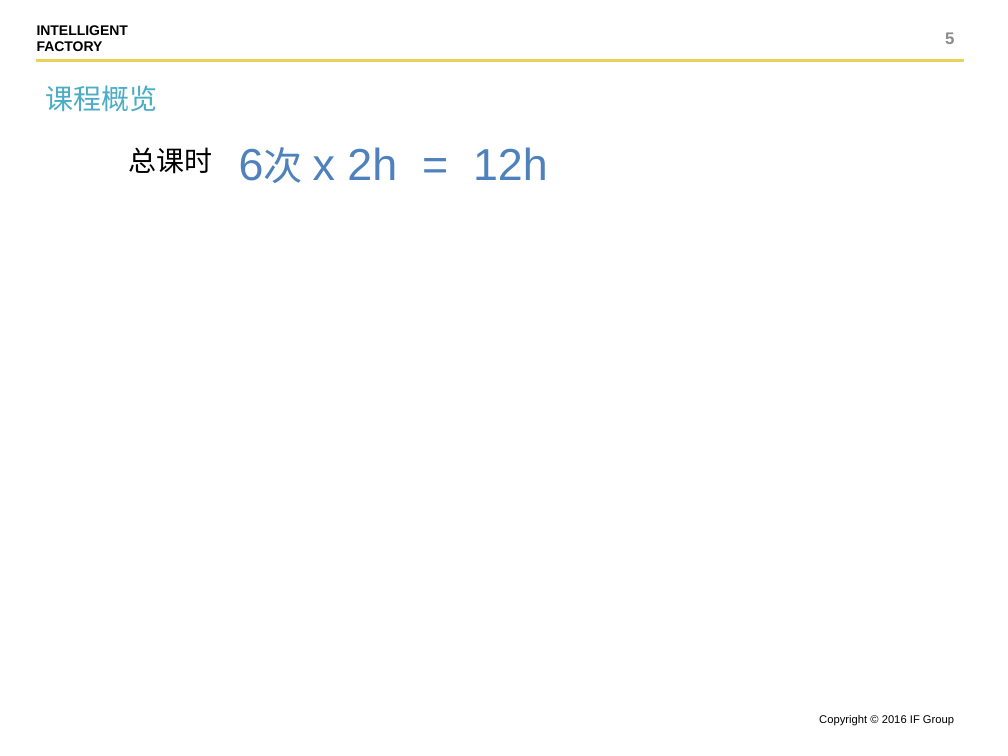
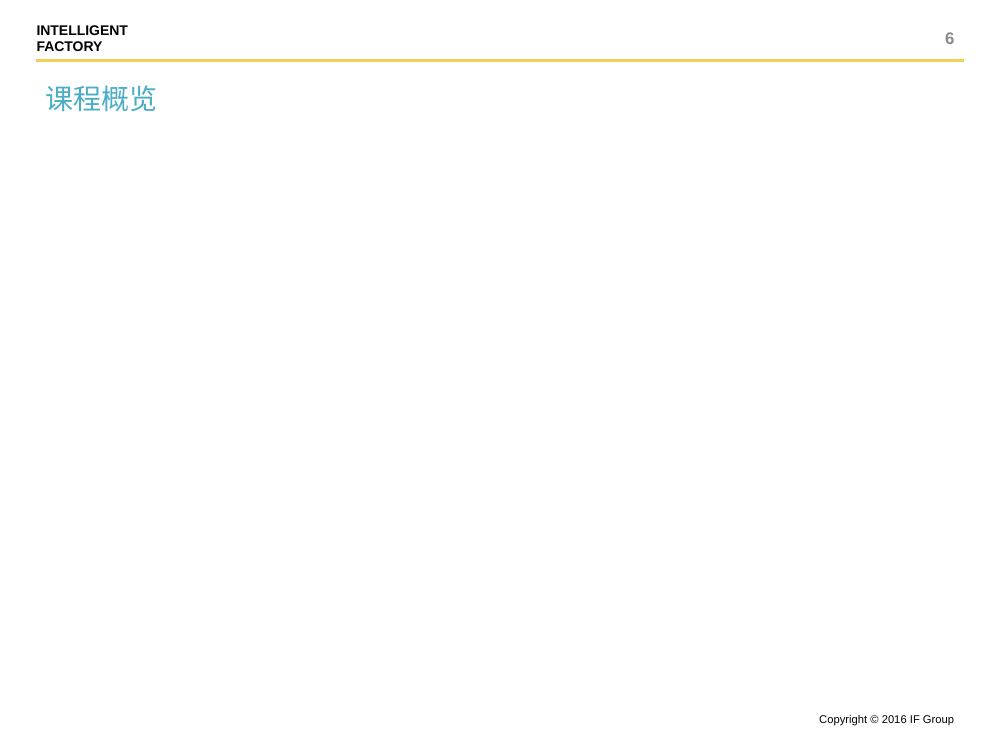
Before and after one commit to shentianyi/CompanyCource, a slide deck: slide 6 of CodeMonkey/cs05 UI前端/UI设计.pptx (slide 5 before the commit). Drawn at 1008x756 pixels with LibreOffice and Linux fonts; fonts in the diff are those of the drawing. Boxes give left, top, right and bottom in pixels: in the first picture for what was removed or moved away, otherwise in the second. Text is boxed around its words. In the diff, an @@ line names an element or a change of style, - is before the commit and + after.

```diff
--- a/CodeMonkey/cs05 UI前端/UI设计.pptx
+++ b/CodeMonkey/cs05 UI前端/UI设计.pptx
@@ text removed at (129, 147, 213, 174) @@
-总课时
@@ text removed at (313, 147, 548, 180) @@
-6次 x 2h = 12h
```
Also in this commit, not shown: 3 other slides changed, 1 slide added, 1 slide removed, 1 other file.
